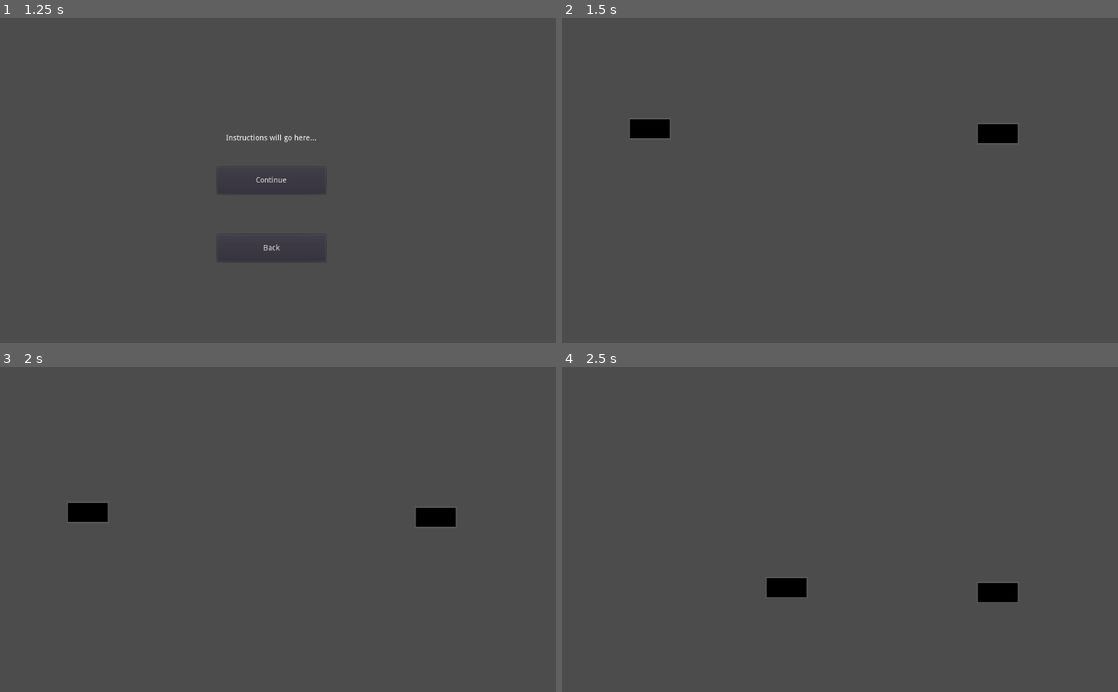
Above: before the commit, frames 1-4 (two rows, left to right).
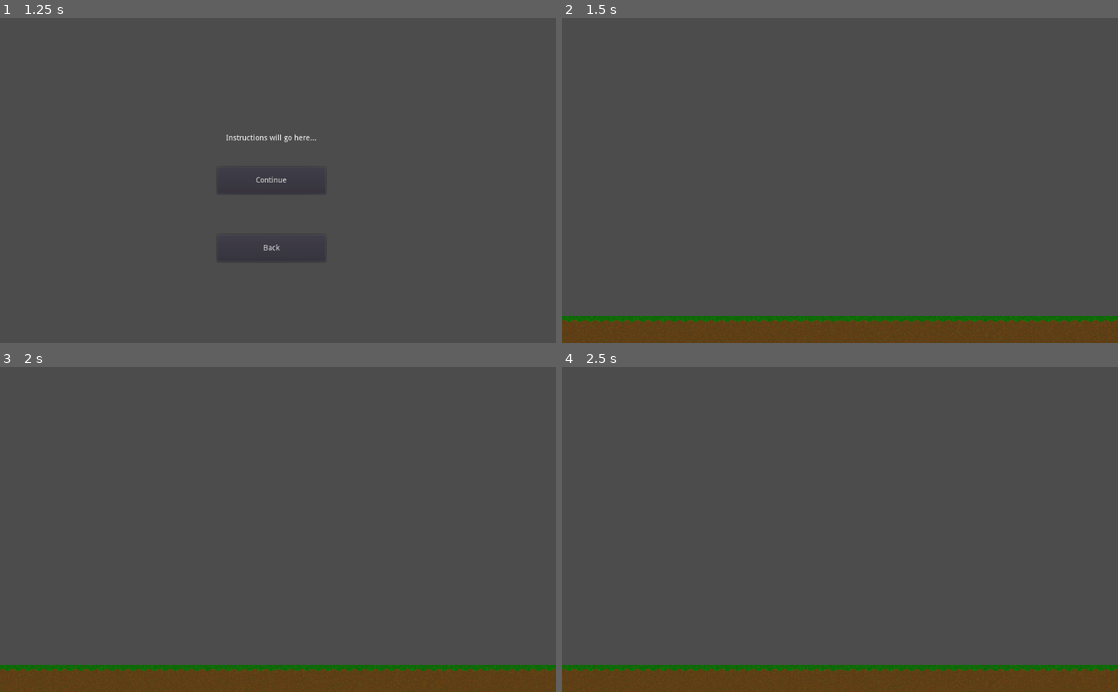
Above: after the commit, the same moments.

Repository: giraffegrenade/home-havoc
Game: Godot game, scene res://scenes/MainMenu.tscn
The game is run twice, just before and just after one commit, with the same random seed, the same clock (stepped at 60 frames per second) and the same inputs.
Inputs:
- Up to frame 1 (1.25 s): click "Play" at 0.5 s
- Up to frame 2 (1.5 s): click "Continue" at 1.25 s
- Up to frame 3 (2 s): no input
- Up to frame 4 (2.5 s): hold Right (ui_right) from 2.03 s (still down)

Frame 1 is identical in both runs. In frame 2, 9.2% of the frame differs, in the area x 0-100%, y 31-100%; in frame 3, 9.2%; in frame 4, 9.2%, in the area x 0-100%, y 64-100%.

Commit message:
Adding bottom

Diff:
--- a/HomeHavoc/scenes/Main.tscn
+++ b/HomeHavoc/scenes/Main.tscn
@@ -1,15 +1,12 @@
 [gd_scene load_steps=2 format=2]
 
-[ext_resource path="res://scenes/Drone.tscn" type="PackedScene" id=1]
+[ext_resource path="res://art/bottom.png" type="Texture" id=1]
 
 [node name="Node" type="Node" index="0"]
 
-[node name="P1" parent="." index="0" instance=ExtResource( 1 )]
+[node name="Sprite" type="Sprite" parent="." index="0"]
 
-position = Vector2( 162, 200 )
-player_num = 1
-
-[node name="P2" parent="." index="1" instance=ExtResource( 1 )]
-
-position = Vector2( 803, 209 )
-player_num = 2
+scale = Vector2( 1.02378, 1 )
+texture = ExtResource( 1 )
+offset = Vector2( 500, 575 )
+_sections_unfolded = [ "Offset" ]
Binary file added: HomeHavoc/art/bottom.png
Not shown, added: HomeHavoc/art/bottom.png.import
